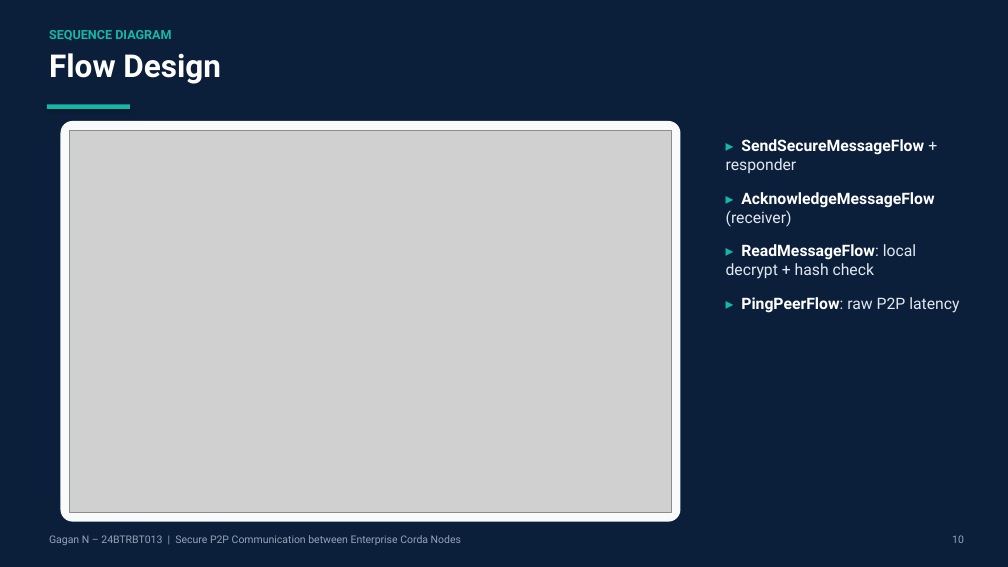
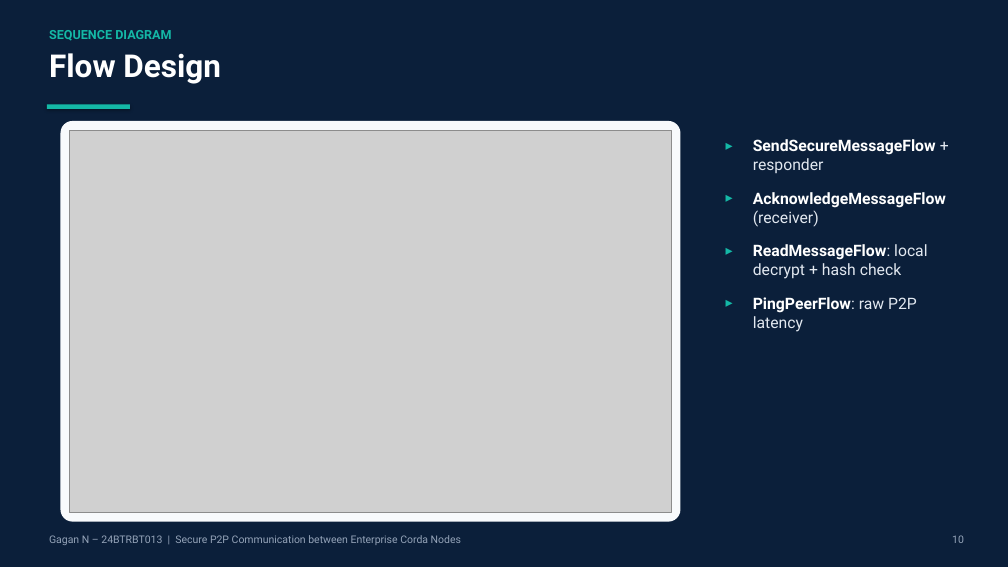
Before and after one commit to Momo-1628/secure-p2p-corda-nodes, a slide deck: slide 10 of ppt/Topic12_Secure_P2P_Corda_24BTRBT013.pptx. Drawn at 1008x567 pixels with LibreOffice and Linux fonts; fonts in the diff are those of the drawing; grey boxes stand for pictures. Boxes give left, top, right and bottom in pixels: in the first picture for what was removed or moved away, otherwise in the second. Text is boxed around its words. In the diff, an @@ line names an element or a change of style, - is before the commit and + after.

```diff
--- a/ppt/Topic12_Secure_P2P_Corda_24BTRBT013.pptx
+++ b/ppt/Topic12_Secure_P2P_Corda_24BTRBT013.pptx
@@ text at (x1=753, y1=139, x2=946, y2=332): text changed @@
-▸ SendSecureMessageFlow + responder
-▸ AcknowledgeMessageFlow (receiver)
-▸ ReadMessageFlow: local decrypt + hash check
-▸ PingPeerFlow: raw P2P latency
+▸ SendSecureMessageFlow + responder
+▸ AcknowledgeMessageFlow (receiver)
+▸ ReadMessageFlow: local decrypt + hash check
+▸ PingPeerFlow: raw P2P latency
```
Also in this commit, not shown: 15 other slides changed, 2 other files.
